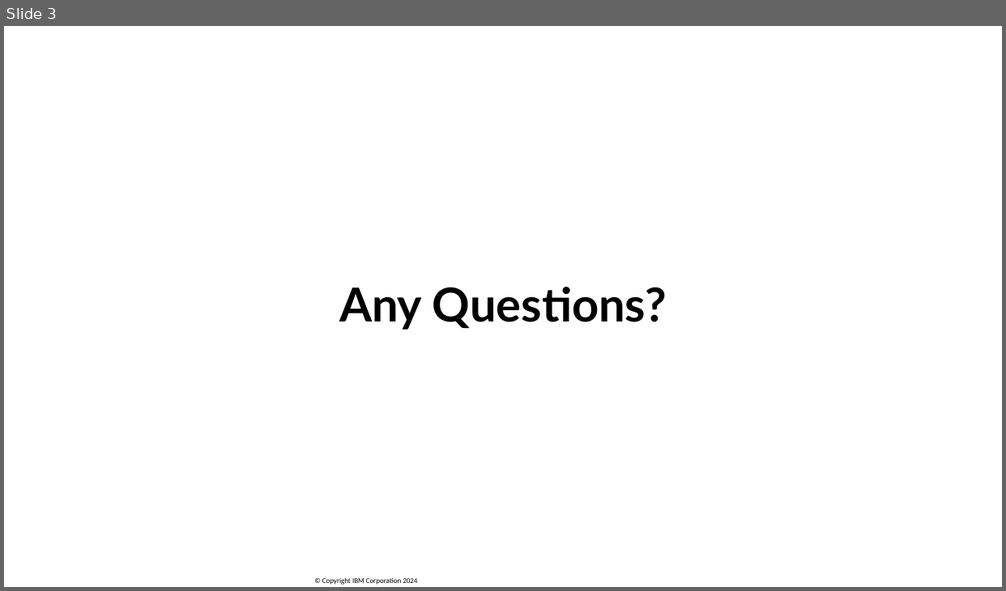
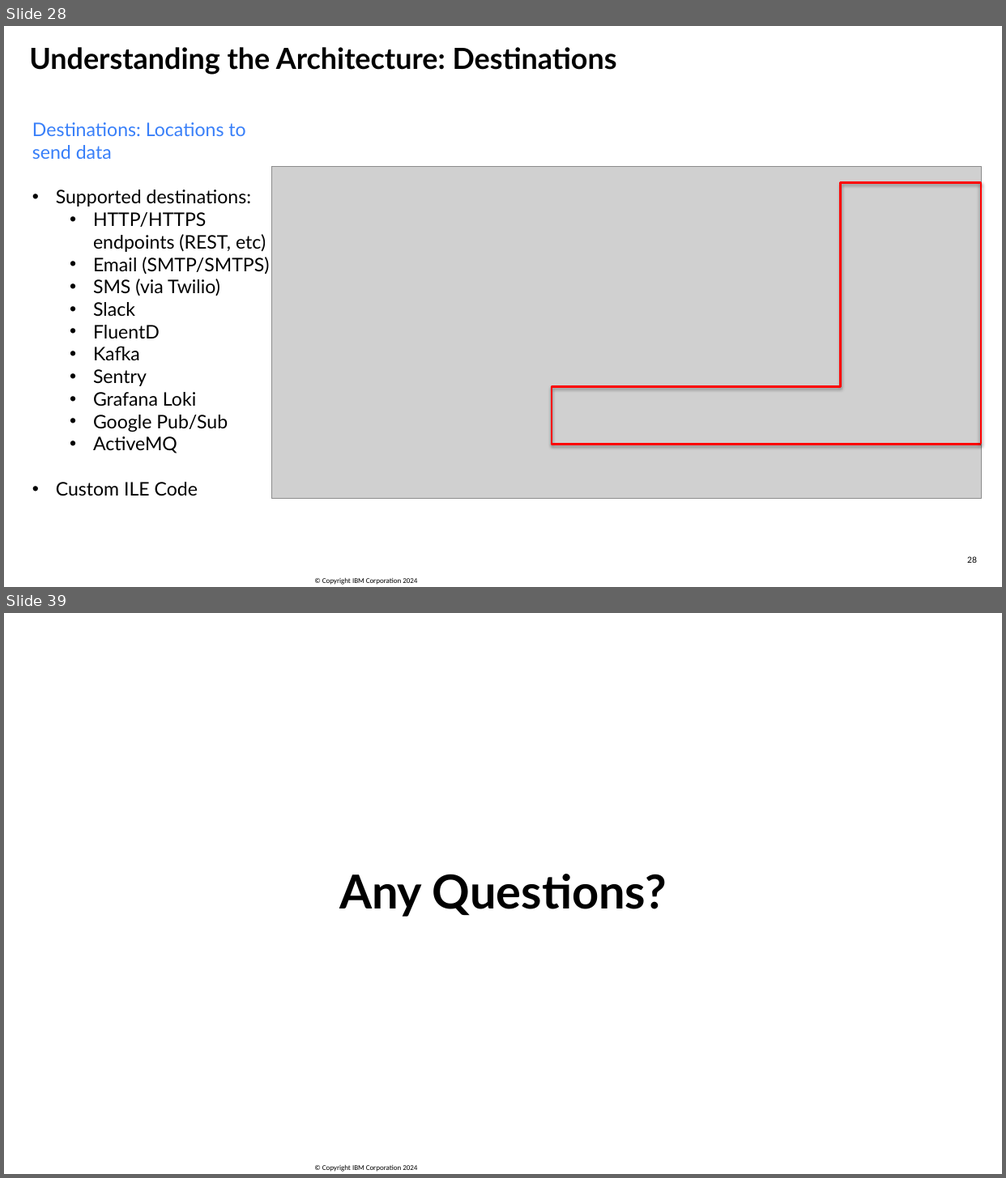
Before and after one commit to SanjulaGanepola/ibmi-talks, a slide deck: OSS Tools For System Management/OSS-Tools-For-System-Management.pptx. Shown one above the other, each under a label of ours: slide 3 before the commit, slides 28 and 39 after it; the slides between them are not shown. The pictures are 1006x591 and 1006x1178 pixels, drawn with LibreOffice and Linux fonts; fonts in the diff are those of the drawing; grey boxes stand for pictures; background and template pictures are left out. Boxes give left, top, right and bottom in pixels: in the first picture for what was removed or moved away, otherwise in the second. Text is boxed around its words. In the diff, an @@ line names an element or a change of style, - is before the commit and + after.

```diff
--- a/OSS Tools For System Management/OSS-Tools-For-System-Management.pptx
+++ b/OSS Tools For System Management/OSS-Tools-For-System-Management.pptx
@@ slide 28 added at (4,26,1002,587), background #FFFFFF; not listed: 1 template element that a slide beside it also shows @@
@@ text added at (29,47,617,75), 28 pt, text #000000, bold @@
+Understanding the Architecture: Destinations
@@ text added at (32,122,269,497), 18 pt, text #000000 @@
+Destinations: Locations to send data
+• Supported destinations:
+  • HTTP/HTTPS endpoints (REST, etc)
+  • Email (SMTP/SMTPS)
+  • SMS (via Twilio)
+  • Slack
+  • FluentD
+  • Kafka
+  • Sentry
+  • Grafana Loki
+  • Google Pub/Sub
+  • ActiveMQ
+• Custom ILE Code
@@ picture added at (271,167,981,498) @@
@@ elbow line added from (552, 386) to (981, 182), #FF0000 2 pt @@
@@ line added from (981, 182) to (981, 445), #FF0000 2 pt @@
@@ elbow line added from (552, 386) to (981, 445), #FF0000 2 pt @@
@@ page number added at (967,557,977,563), 8 pt, text #000000 @@
+28
@@ what was slide 3 is now slide 39 @@
```
Also in this commit, not shown: 3 slides changed, 35 other slides added, 1 other file.
